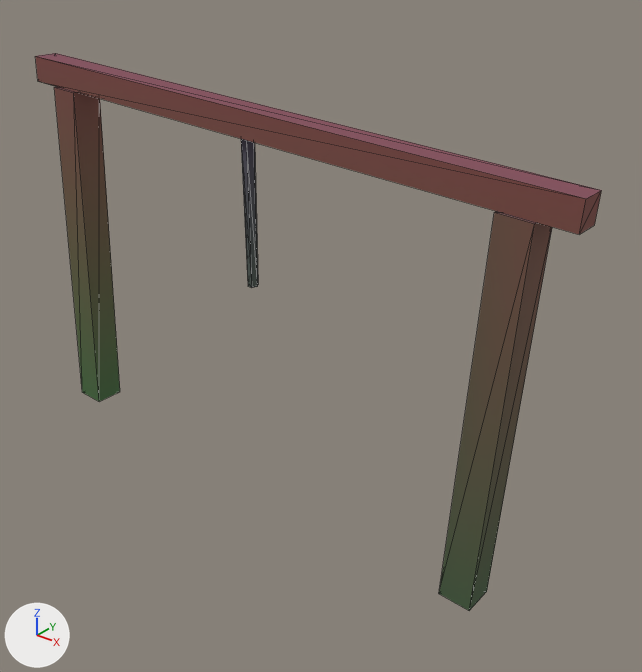
The glTF model assets/kit/perch_rail_bare.glb, before and after one commit.
One viewpoint serves both versions: a 50 mm camera at (1.72, -1.8, 1.73) aimed at (0.22, 0.07, 0.57). The lights are fixed; the arrows at lower left show +X, +Y and +Z. The picture after the commit comes second. Mesh edges are drawn as thin lines. Where no turn or scale is listed for an object, it has been applied to the vertices. Vertices at exactly the same position are counted once.

The scene before the commit, as lines of its bpy script (objects in view):
```python
me_perch_b = bpy.data.meshes.new('perch_b')
me_perch_b.from_pydata(...)  # 24 vertices, 36 faces; spans x -0.88..1.02, y -0.05..0.05, z -0.05..1.28
me_perch_b.materials.append(mat_m_wood)
me_perch_chain = bpy.data.meshes.new('perch_chain')
me_perch_chain.from_pydata(...)  # a 6-sided cut cone along z (radius 0.016 at the low end, 0.02 at the high end) spanning x -0.02..0.02, y -0.017..0.017, z 0.7..1.15
me_perch_chain.materials.append(mat_m_iron)
ob_perch_b = bpy.data.objects.new('perch_b', me_perch_b)
ob_perch_b.location = (0.0, 0.0, 0.0)
ob_perch_chain = bpy.data.objects.new('perch_chain', me_perch_chain)
ob_perch_chain.location = (0.018, 0.0, 0.0)
```
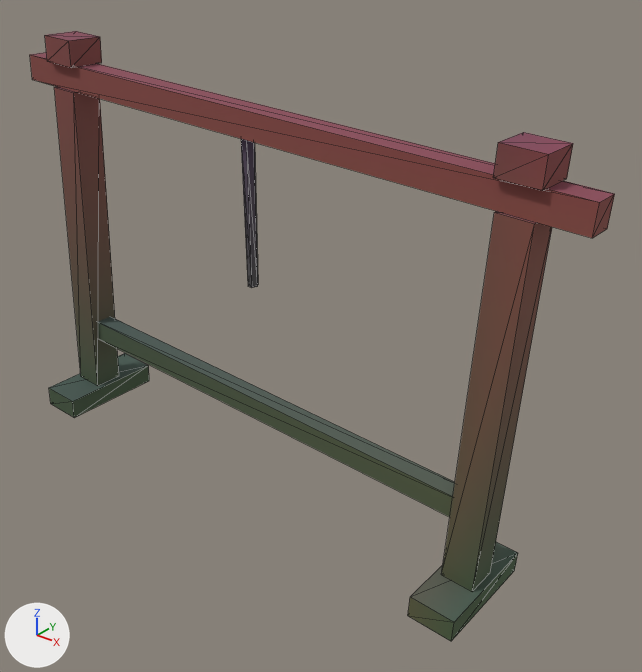
Pixel boxes (x1, y1, x2, y2) of what changed, in the pictures (642 x 672 px; the box of a moved part takes in the faces that stretch with it):
'perch_b', reshaped (9% taller): before (35, 53, 602, 611); after (30, 31, 615, 641)
part 1 of me_perch_b, moved or reshaped: before (35, 53, 602, 234); after (30, 52, 615, 238)
part 2 of me_perch_b, added: after (97, 317, 455, 517)
part 3 of me_perch_b, built on: after (49, 353, 518, 641)
part 4 of me_perch_b, added: after (45, 31, 573, 191)
part 5 of me_perch_b, recoloured: before (72, 215, 535, 611); after (72, 215, 535, 592)

Diff of the bpy script that builds the scene:
```diff
--- a/assets/kit/perch_rail_bare.glb.py
+++ b/assets/kit/perch_rail_bare.glb.py
@@ me_perch_b @@
 # used by ob_perch_b; location = (0.0, 0.0, 0.0)
-me_perch_b.from_pydata(...)  # 24 vertices, 36 faces; spans x -0.88..1.02, y -0.05..0.05, z -0.05..1.28
+me_perch_b.from_pydata(...)  # 64 vertices, 96 faces; spans x -0.91..1.05, y -0.18..0.18, z -0.05..1.36
+# me_perch_b part 1: the loose piece of 8 vertices spanning x -0.88..1.02, y -0.04..0.04, z 1.09..1.28 is scaled about its middle by (1.03, 1, 1.02)
+# me_perch_b part 2: the loose piece of 8 vertices spanning x -0.88..1.02, y -0.04..0.04, z 1.09..1.28 is copied, and the copy is scaled about its middle by (0.842, 0.75, 0.853), then moved by (-0.05, 0.0, -0.89); it spans x -0.78..0.82, y -0.03..0.03, z 0.21..0.38
+# me_perch_b part 3
+# 4 vertices in x -0.85..-0.75, y -0.05..0.05, z 0.04..0.05 move by (0.01, 0.0, 0.07)
+# 4 vertices move from x 0.75..0.85, y -0.05..0.05, z -0.05..-0.04 to x 0.75..0.85, y -0.05..0.05, z 0.02
+# 8 vertices are added at x -0.87..0.73, y -0.18..0.18, z -0.04..0.12
+# 8 new vertices lie (0.14, 0.0, -0.01) away from vertices in x -0.87..0.73, y -0.18..0.18, z -0.04..0.12
+# 24 new faces join them
+# me_perch_b part 4
+# 8 vertices are added at x -0.78..0.94, y -0.06, z 1.18..1.36
+# 8 new vertices lie (0.0, 0.12, 0.0) away from vertices in x -0.78..0.94, y -0.06, z 1.18..1.36
+# 24 new faces join them
+# me_perch_b part 5: 24 kept faces spanning x -0.84..0.92, y -0.05..0.05, z 0.02..1.2 get new vertex colours
 me_perch_b.materials.append(mat_m_wood)
```
